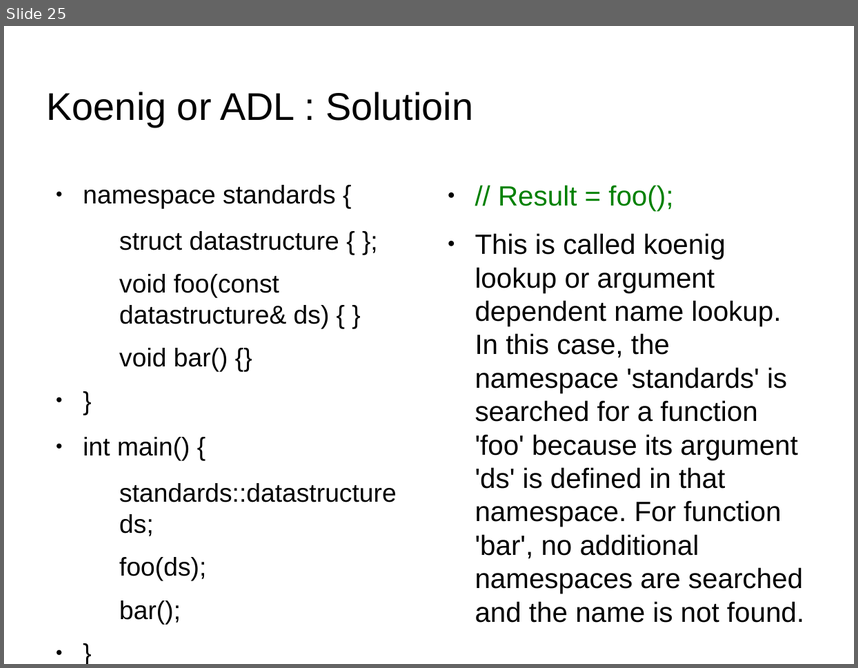
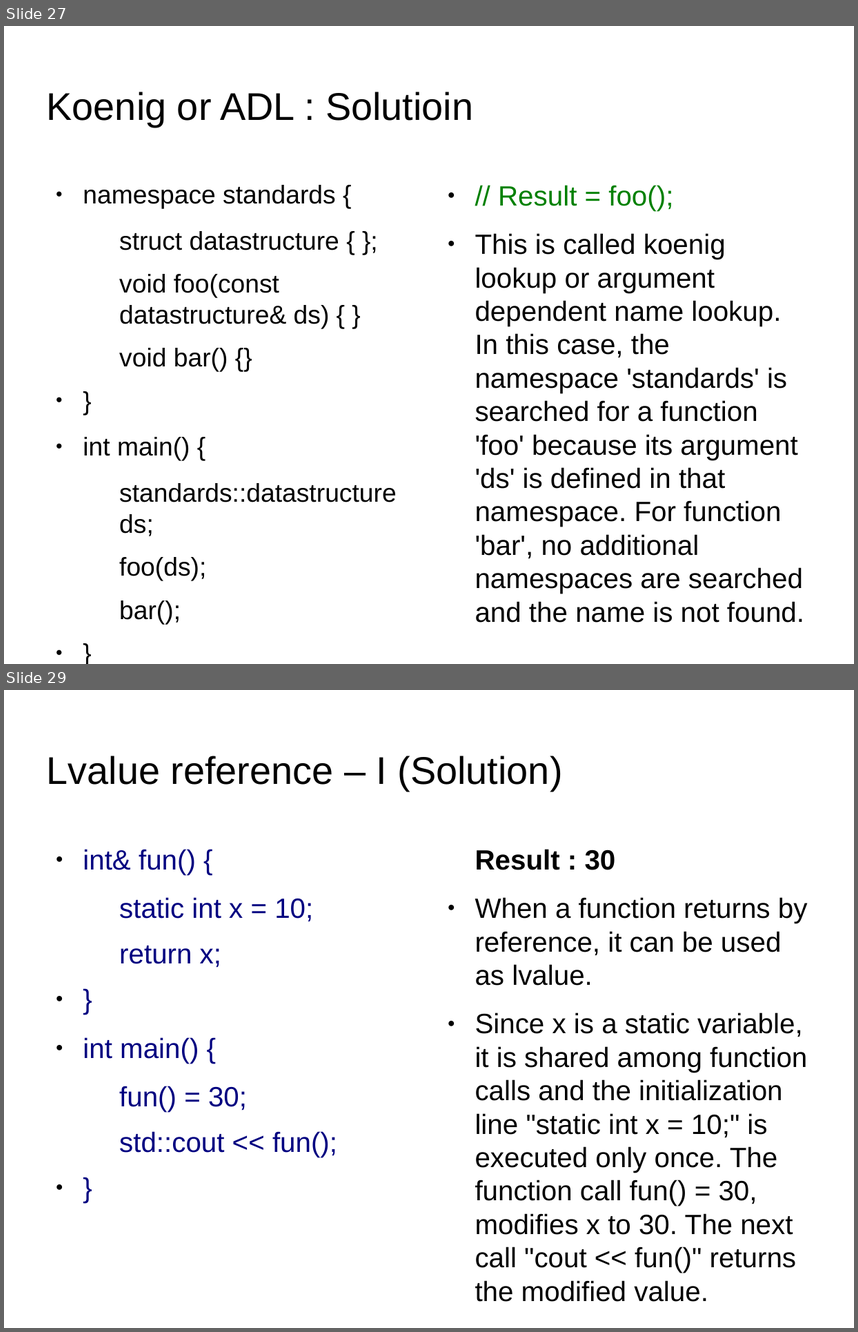
Before and after one commit to kks32/cpp-software-development, a slide deck: Ex22_C++_Quiz/Ex22_C++_Quiz.odp. Shown one above the other, each under a label of ours: slide 25 before the commit, slides 27 and 29 after it; the slides between them are not shown. The pictures are 858x668 and 858x1332 pixels, drawn with LibreOffice and Linux fonts; fonts in the diff are those of the drawing; background and template pictures are left out. Boxes give left, top, right and bottom in pixels: in the first picture for what was removed or moved away, otherwise in the second. Text is boxed around its words. In the diff, an @@ line names an element or a change of style, - is before the commit and + after.

Commit message:
Lvalue and rvalue reference

```diff
--- a/Ex22_C++_Quiz/Ex22_C++_Quiz.odp
+++ b/Ex22_C++_Quiz/Ex22_C++_Quiz.odp
@@ slide 29 added at box(4, 690, 854, 1328), background picture (left out) @@
@@ title added at box(47, 756, 563, 791), 36 pt, text #000000 @@
+Lvalue reference – I (Solution)
@@ text added at box(83, 849, 337, 1157), 26 pt, text #000080 @@
+● int& fun() {
+  static int x = 10;
+  return x;
+● }
+● int main() {
+  fun() = 30;
+  std::cout << fun();
+● }
@@ text added at box(475, 849, 808, 1272), 26 pt, text #000000 @@
+Result : 30
+● When a function returns by reference, it can be used as lvalue.
+● Since x is a static variable, it is shared among function calls and the initialization line "static int x = 10;" is executed only once. The function call fun() = 30, modifies x to 30. The next call "cout << fun()" returns the modified value.
@@ what was slide 25 is now slide 27 @@
```
Also in this commit, not shown: 1 slide changed, 7 other slides added, 5 other files.
